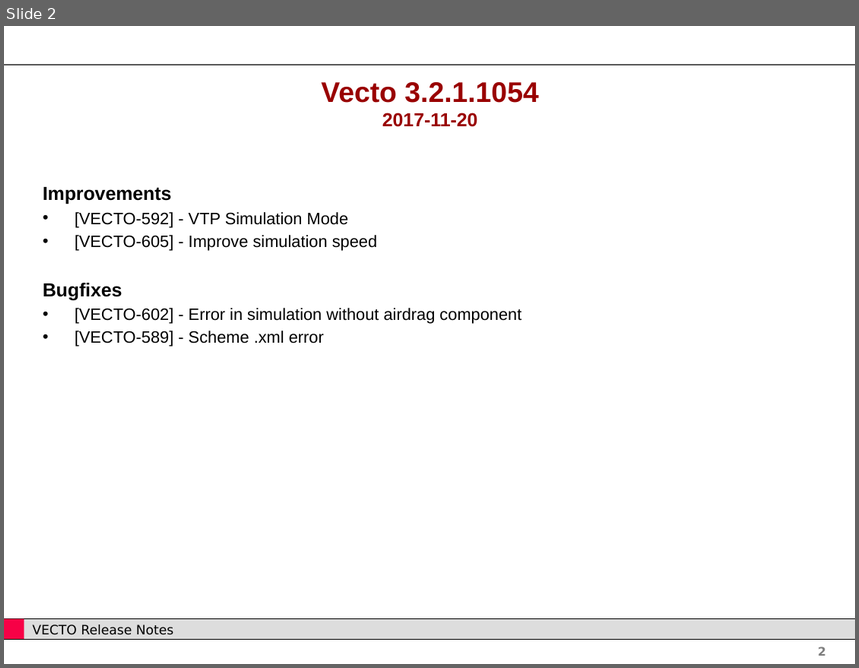
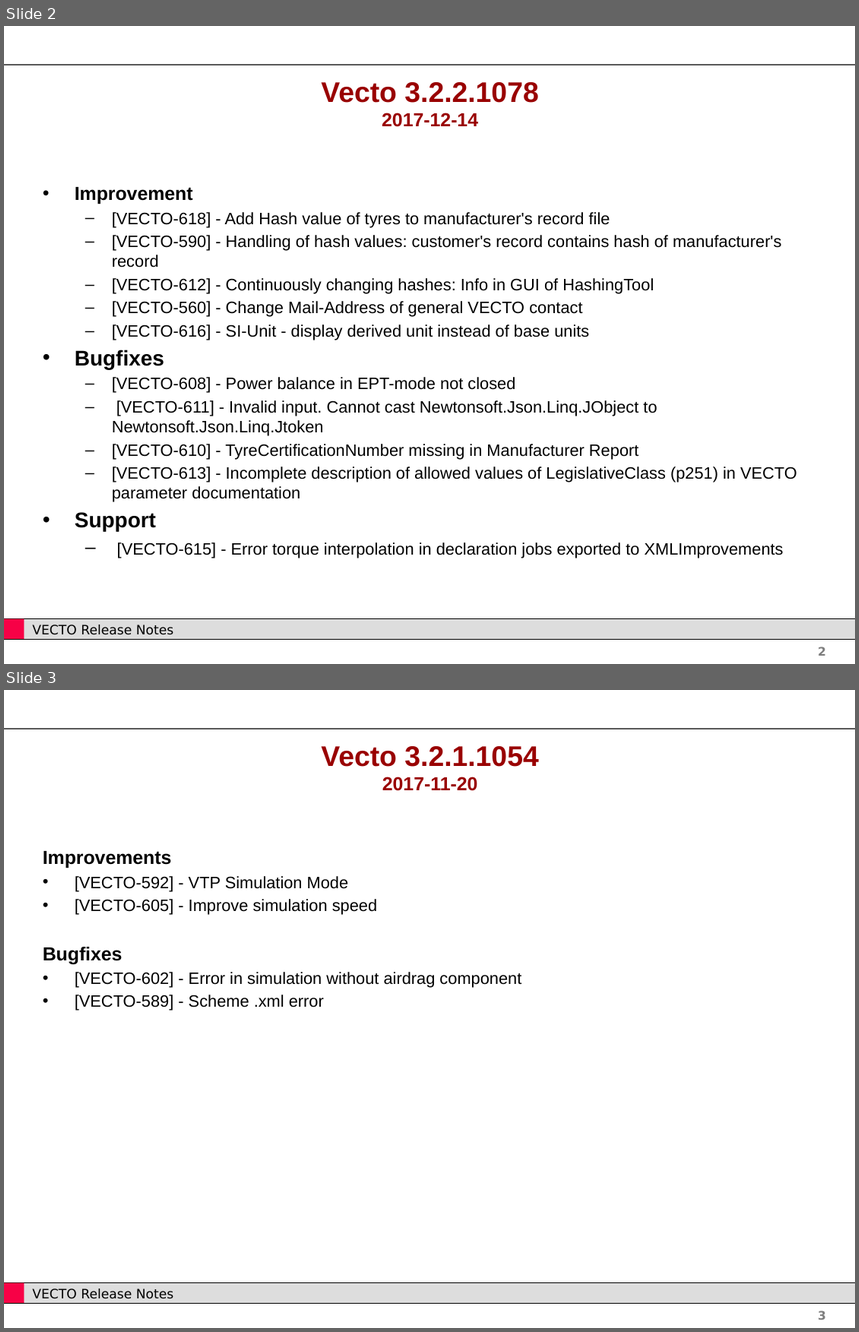
Before and after one commit to tanawadeatharva/BharatVECTO, a slide deck: Documentation/User Manual Source/Release Notes Vecto3.x.pptx. Shown one above the other, each under a label of ours: slide 2 before the commit, slides 2 and 3 after it. The pictures are 859x668 and 859x1332 pixels, drawn with LibreOffice and Linux fonts; fonts in the diff are those of the drawing; background and template pictures are left out. Boxes give left, top, right and bottom in pixels: in the first picture for what was removed or moved away, otherwise in the second. Text is boxed around its words. In the diff, an @@ line names an element or a change of style, - is before the commit and + after.

Commit message:
updating changelog

```diff
--- a/Documentation/User Manual Source/Release Notes Vecto3.x.pptx
+++ b/Documentation/User Manual Source/Release Notes Vecto3.x.pptx
@@ slide 2 added at (4,26,855,664), background #FFFFFF; not listed: 5 template elements that a slide beside it also shows @@
@@ title added at (321,82,538,127), 24 pt, text #990000, bold @@
+Vecto 3.2.2.1078
+2017-12-14
@@ text added at (75,187,797,559), 14 pt, text #000000 @@
+• Improvement
+  – [VECTO-618] - Add Hash value of tyres to manufacturer's record file
+  – [VECTO-590] - Handling of hash values: customer's record contains hash of manufacturer's record
+  – [VECTO-612] - Continuously changing hashes: Info in GUI of HashingTool
+  – [VECTO-560] - Change Mail-Address of general VECTO contact
+  – [VECTO-616] - SI-Unit - display derived unit instead of base units
+• Bugfixes
+  – [VECTO-608] - Power balance in EPT-mode not closed
+  – [VECTO-611] - Invalid input. Cannot cast Newtonsoft.Json.Linq.JObject to Newtonsoft.Json.Linq.Jtoken
+  – [VECTO-610] - TyreCertificationNumber missing in Manufacturer Report
+  – [VECTO-613] - Incomplete description of allowed values of LegislativeClass (p251) in VECTO parameter documentation
+• Support
+  – [VECTO-615] - Error torque interpolation in declaration jobs exported to XMLImprovements
@@ what was slide 2 is now slide 3 @@
@@ page number at (818,1311,826,1320): text changed @@
-2
+3
```
Also in this commit, not shown: 1 slide changed, 3 other files.
